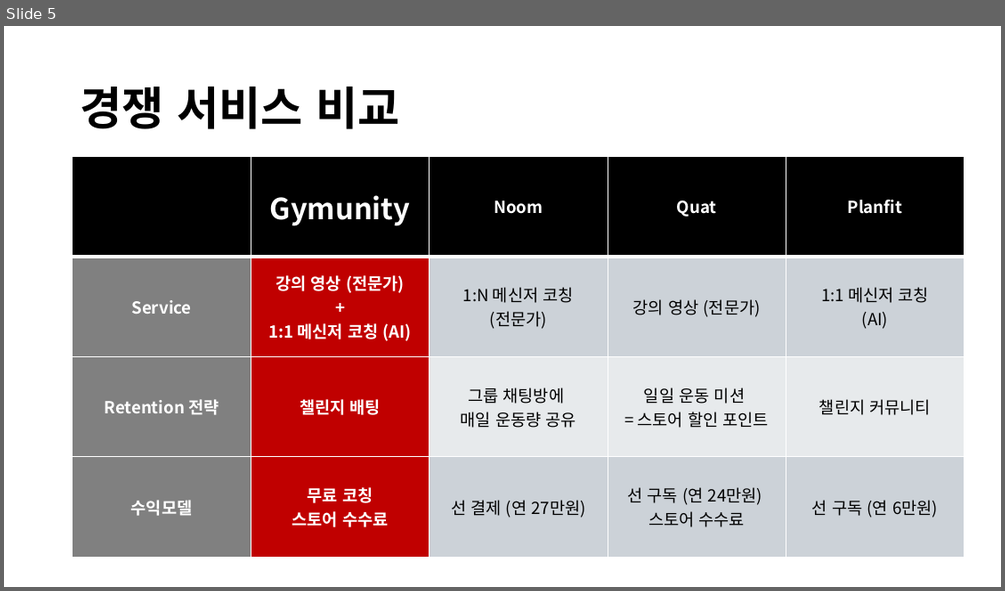
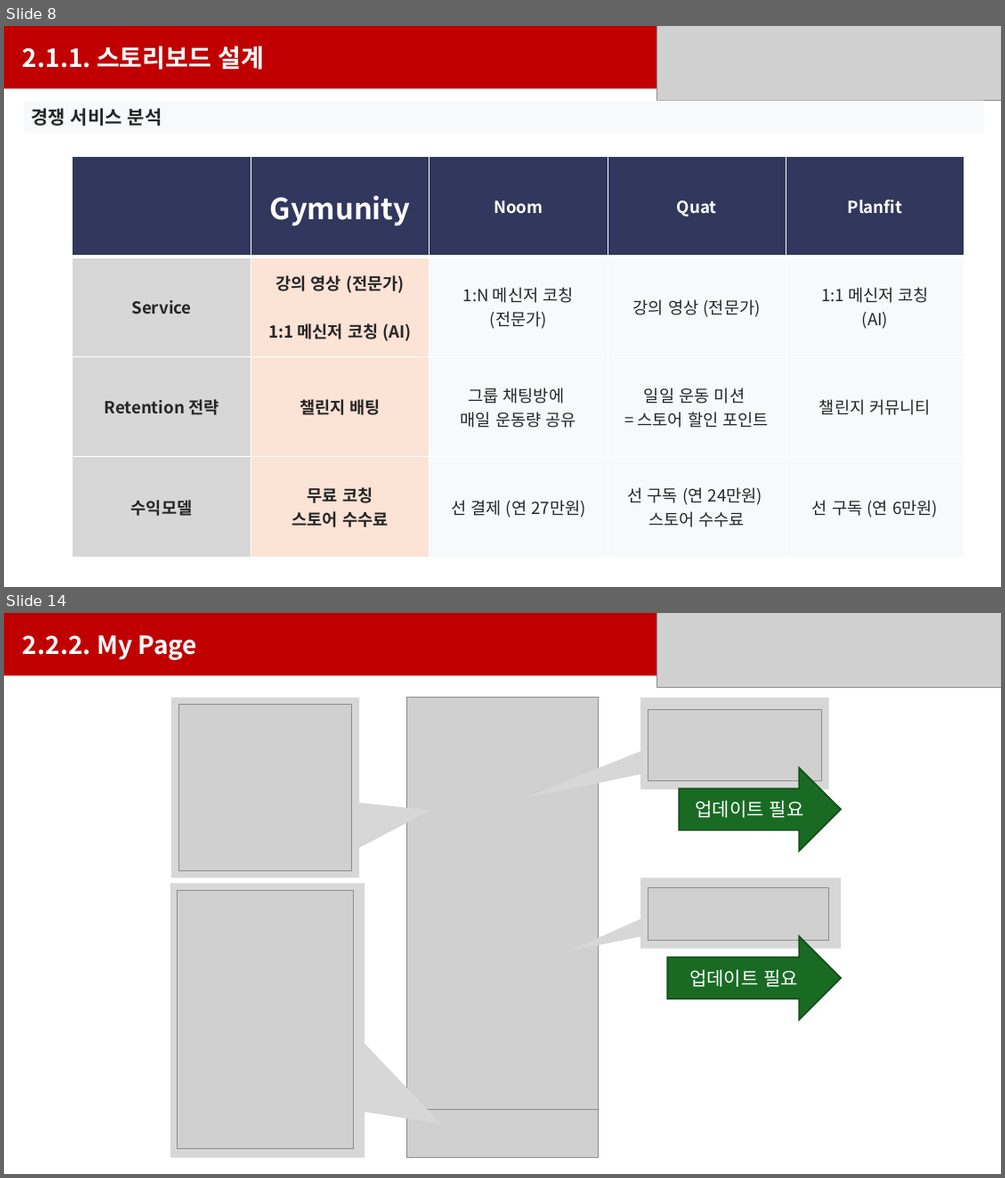
Before and after one commit to Brian-Hong-KR/Gymunity, a slide deck: Doc/최종발표/초안.pptx. Shown one above the other, each under a label of ours: slide 5 before the commit, slides 8 and 14 after it; the slides between them are not shown. The pictures are 1005x591 and 1005x1178 pixels, drawn with LibreOffice and Linux fonts; fonts in the diff are those of the drawing; grey boxes stand for pictures. Boxes give left, top, right and bottom in pixels: in the first picture for what was removed or moved away, otherwise in the second. Text is boxed around its words. In the diff, an @@ line names an element or a change of style, - is before the commit and + after.

```diff
--- a/Doc/최종발표/초안.pptx
+++ b/Doc/최종발표/초안.pptx
@@ slide 14 added at <box>4,613,1001,1174</box>, background #FFFFFF @@
@@ rectangle added at <box>4,613,1001,676</box>, fill #C00000, 24 pt, text #FFFFFF, bold @@
+2.2.2. My Page
@@ picture added at <box>657,613,1001,687</box> @@
@@ speech box added at <box>171,698,360,877</box>, fill #D7D7D7 @@
@@ picture added at <box>179,705,353,871</box> @@
@@ picture added at <box>407,698,598,1109</box> @@
@@ speech box added at <box>640,698,829,789</box>, fill #D7D7D7 @@
@@ picture added at <box>647,709,821,780</box> @@
@@ right arrow added at <box>680,768,841,851</box>, fill #196B24, outline #124F1B 1.5 pt, 18 pt, text #FFFFFF @@
+업데이트 필요
@@ speech box added at <box>640,877,841,948</box>, fill #D7D7D7 @@
@@ speech box added at <box>170,883,364,1158</box>, fill #D7D7D7 @@
@@ picture added at <box>177,890,353,1149</box> @@
@@ picture added at <box>647,887,829,940</box> @@
@@ right arrow added at <box>667,936,841,1019</box>, fill #196B24, outline #124F1B 1.5 pt, 18 pt, text #FFFFFF @@
+업데이트 필요
@@ picture added at <box>407,1109,598,1158</box> @@
@@ what was slide 5 is now slide 8 @@
@@ slide 8 changed as well @@
@@ rectangle added at <box>4,26,1001,89</box>, fill #C00000, 24 pt, text #FFFFFF, bold @@
+2.1.1. 스토리보드 설계
@@ picture added at <box>657,26,1001,100</box> @@
@@ rectangle "경쟁 서비스 분석": place and size @@
-rectangle "경쟁 서비스 분석" at <box>80,87,399,129</box>
+rectangle "경쟁 서비스 분석" at <box>24,100,984,132</box>
@@ rectangle "경쟁 서비스 분석" at <box>24,100,984,132</box>: fill none to #F8F9FA @@
@@ text in rectangle at <box>31,108,162,126</box>: text changed; size 44 to 18 pt; text colour #000000 to #262626 @@
-경쟁 서비스 비교
+경쟁 서비스 분석
@@ table at <box>73,157,966,557</box> @@
-row 2, column 2: 강의 영상 (전문가) / + / 1:1 메신저 코칭 (AI)
+row 2, column 2: 강의 영상 (전문가) / 1:1 메신저 코칭 (AI)
@@ fill #000000 to #31375D in row 1 @@
@@ fill #808080 to #D7D7D7 in 3 cells @@
@@ fill #C00000 to #FBE3D6 in 3 cells @@
@@ fill #CCD2D8 to #F8F9FA in 6 cells @@
@@ fill #E8EAED to #F8F9FA in 3 cells @@
@@ text colour #FFFFFF to #262626 in "Service", "Retention 전략", "챌린지 배팅", "수익모델" and 2 more places @@
@@ text colour #000000 to #262626 in "1:N 메신저 코칭", "(전문가)", "강의 영상 (전문가)", "1:1 메신저 코칭" and 10 more places @@
```
Also in this commit, not shown: 4 other slides changed, 24 other slides added, 22 slides removed.
